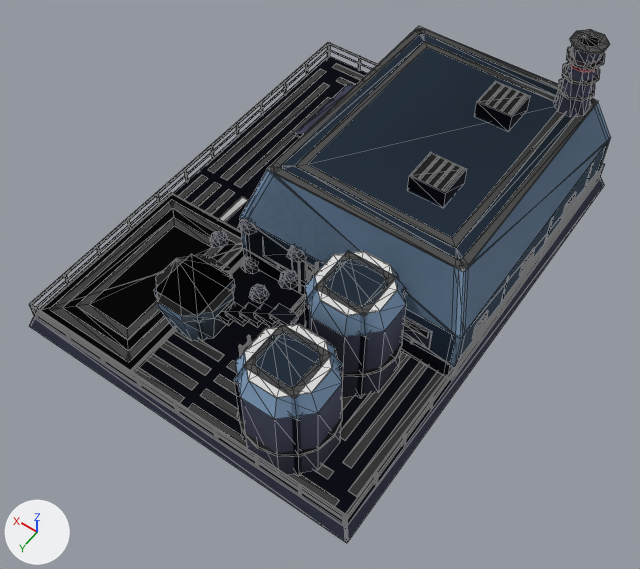
Two versions of the glTF model assets/set_v5/veyran_refinery_damaged.glb, one commit apart.
Rendered twice from a 50 mm camera at (-9.97, 14.75, 21.09) aimed at (-0.98, 2.16, 1.3). Lighting does not change. The marker at lower left points along +X, +Y and +Z. The first picture is the older version. Mesh edges are drawn as thin lines. Vertices at exactly the same position are counted once.

Names of what the first picture shows: 'body', 'body.001', 'body.002'.
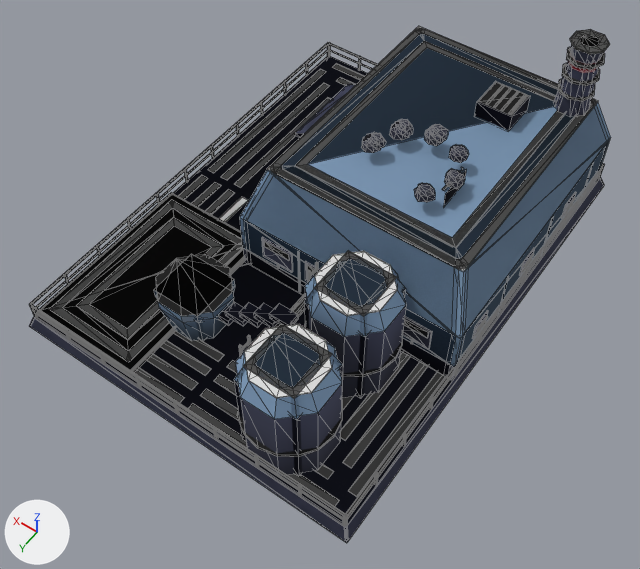
The edits, one by one:
me_mesh_0 is used by ob_body; parent ob_veyran_refinery_damaged_lod0; location (0.0, 0.0, 0.0).
me_mesh_0 had 2101 vertices, 3004 faces and spanned x -5.6..5.6, y -7.5..7.5, z 0.0..6.2.
me_mesh_0 now has 2078 vertices, 2978 faces and spans x -5.6..5.6, y -7.5..7.5, z 0.0..6.2.
me_mesh_0 part 1: the loose piece of 24 vertices spanning x -0.9..-0.3, y 2.8..3.4, z 2.2..2.4 is moved by (-0.2, -3.7, 2.3).
me_mesh_0 part 2: the loose piece of 24 vertices spanning x -0.5..0.1, y 2.0..2.5, z 2.2..2.4 is moved by (-0.9, -3.8, 2.3).
me_mesh_0 part 3: the loose piece of 24 vertices spanning x 0.4..0.9, y 1.6..2.1, z 2.2..2.4 is moved by (-2.6, -3.8, 2.3).
me_mesh_0 part 4: the loose piece of 24 vertices spanning x 1.2..1.7, y 1.9..2.5, z 2.2..2.4 is moved by (-4.4, -3.8, 2.3).
me_mesh_0 part 5: the loose piece of 24 vertices spanning x -0.5..0.0, y 3.7..4.2, z 2.2..2.4 is moved by (-3.0, -4.6, 2.3).
me_mesh_0 part 6: the loose piece of 24 vertices spanning x 1.6..2.1, y 2.8..3.4, z 2.2..2.4 is moved by (-4.7, -2.9, 2.3).
me_mesh_0 part 7: a new loose piece, a box spanning x 0.04..0.92, y 2.241..2.255, z 1.74..2.0, in mat_rubber.
me_mesh_0 part 8: the loose piece of 8 vertices spanning x -2.6..-2.5, y -1.1..-0.1, z 4.6 is deleted.
me_mesh_0 part 9: the loose piece of 8 vertices spanning x -3.0, y -1.1..-0.1, z 4.6 is deleted.
me_mesh_0 part 10: the loose piece of 8 vertices spanning x -2.8..-2.7, y -1.1..-0.1, z 4.6 is deleted.
me_mesh_0 part 11: 8 vertices removed from x -2.3..-2.2, y -1.1..-0.1, z 4.0..4.6.
me_mesh_0 part 12: 1 vertex added at x 1.0, y 2.2, z 2.1.
me_mesh_0 part 13: 1131 kept faces spanning x -5.5..5.4, y -7.3..7.3, z 0.4..6.2 get new vertex colours.
me_mesh_1 is used by ob_body_001; parent ob_veyran_refinery_damaged_lod1; location (0.0, 0.0, 0.0).
me_mesh_1 had 642 vertices, 961 faces and spanned x -5.6..5.6, y -7.5..7.5, z 0.0..6.2.
me_mesh_1 now has 638 vertices, 955 faces and spans x -5.6..5.6, y -7.5..7.5, z 0.0..6.2.
me_mesh_1 part 14: the loose piece of 24 vertices spanning x 0.4..0.9, y 1.6..2.1, z 0.4..0.7 is moved by (-1.4, -2.4, 4.0).
me_mesh_1 part 15: the loose piece of 24 vertices spanning x 1.2..1.8, y 1.9..2.5, z 0.4..0.7 is moved by (-2.6, -3.6, 4.0).
me_mesh_1 part 16: the loose piece of 24 vertices spanning x 1.6..2.1, y 2.8..3.4, z 0.4..0.7 is moved by (-3.8, -4.9, 4.0).
Part 17, on me_mesh_1:
4 vertices are removed from x -2.2, y -1.1..-0.1, z 4.0..4.6.
16 faces are deleted.
2 new faces join them, mat_paint.
5 new faces join them, mat_team.
me_mesh_1 part 18: 353 kept faces spanning x -5.3..5.4, y -7.1..7.2, z 0.4..6.2 get new vertex colours.
Other edits to the shape of me_mesh_1 do not show in these pictures.

What differs and where, as boxes (x1, y1, x2, y2) in the pictures (640 x 569 px; the box of a moved part takes in the faces that stretch with it):
part 1 of me_mesh_0, moved or reshaped: before (278, 270, 300, 290); after (366, 132, 386, 149)
part 2 of me_mesh_0, moved or reshaped: before (286, 245, 306, 263); after (395, 119, 413, 136)
part 3 of me_mesh_0, moved or reshaped (not visible before): after (429, 124, 448, 143)
part 4 of me_mesh_0, moved or reshaped: before (237, 218, 257, 235); after (449, 144, 468, 163)
part 5 of me_mesh_0, moved or reshaped: before (249, 284, 269, 304); after (444, 169, 465, 189)
part 6 of me_mesh_0, moved or reshaped: before (209, 231, 228, 248); after (414, 183, 435, 202)
part 7 of me_mesh_0, added: after (264, 241, 289, 260)
part 8 of me_mesh_0, deleted: before (419, 156, 440, 179)
part 9 of me_mesh_0, deleted: before (434, 163, 455, 187)
part 10 of me_mesh_0, deleted: before (426, 160, 448, 183)
part 11 of me_mesh_0, deleted: before (408, 152, 466, 207)
part 12 of me_mesh_0, added: after (262, 237, 292, 272)
part 13 of me_mesh_0, recoloured: (146, 96, 562, 348) in both
part 14 of me_mesh_1, moved or reshaped (not visible before): after (361, 136, 381, 153)
part 15 of me_mesh_1, moved or reshaped: before (241, 257, 260, 274); after (389, 123, 409, 140)
part 16 of me_mesh_1, moved or reshaped: before (223, 270, 232, 278); after (424, 128, 443, 146)
part 17 of me_mesh_1, built on (blue): before (308, 107, 557, 237)
part 18 of me_mesh_1, edited (looks the same): (41, 47, 595, 476) in both
